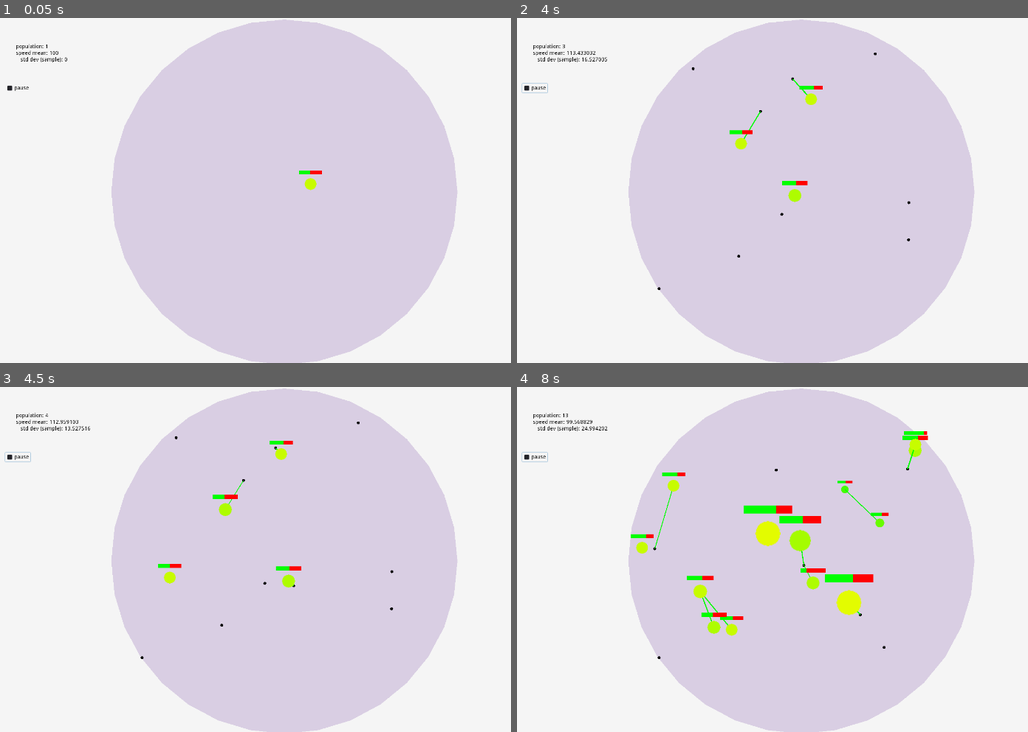
Above: before the commit, frames 1-4 (two rows, left to right).
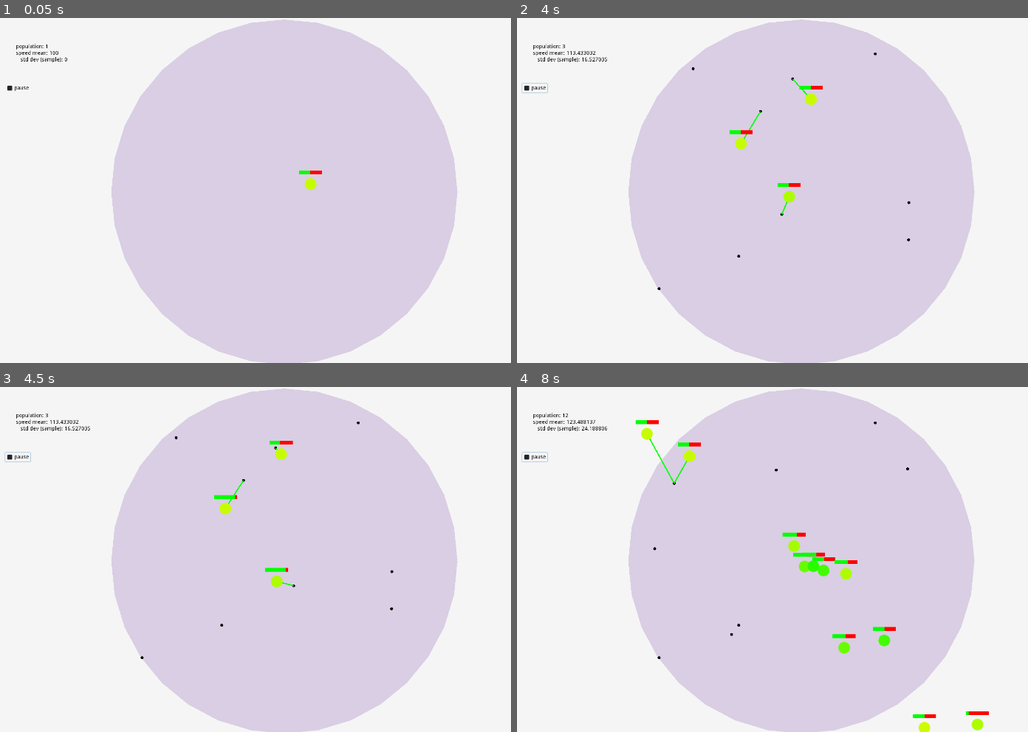
Above: after the commit, the same moments.

Repository: jthompson2023/evolution
Game: Godot game, scene res://scenes/Main.tscn
Two runs of this game, one before a commit and one after it. Both use one fixed random seed, a clock stepped at 60 frames per second and the inputs below.
Inputs:
- Up to frame 1 (0.05 s): no input
- Up to frame 2 (4 s): click "pause" at 1.25 s; tap Enter at 2 s
- Up to frame 3 (4.5 s): no input
- Up to frame 4 (8 s): no input

Frame 1 is identical in both runs. In frame 2, 0.2% of the frame differs, in the area x 43-59%, y 19-58%; in frame 3, 0.5%; in frame 4, 3.9%, in the area x 9-93%, y 7-100%.

Commit message:
added energy drain build

Diff:
--- a/scenes/Main.tscn
+++ b/scenes/Main.tscn
@@ -6,6 +6,7 @@
 
 [node name="Main" type="Node2D"]
 script = ExtResource( 3 )
+energy_drain = 13.0
 
 [node name="Camera2D" type="Camera2D" parent="."]
 position = Vector2( 767, 449 )
--- a/scripts/Cell.gd
+++ b/scripts/Cell.gd
@@ -19,7 +19,7 @@
 export  var randomness := 0.25 					# how erratically the cell moves without a target.
 export  var reproduction_threshold := 200.0 	# how much energy before the cell splits
 export  var speed_mutation := 25.0 				# std dev for speed mutation during reproduction.
-export  var size_mutation := 0.25				# same deal for speed.
+export  var size_mutation := 0.0				# same deal for speed.
 
 
 # CHANGING VARIABLES: constantly change over the course of play.
Not shown, added: build/drain/Evolution.apple-touch-icon.png.import
Not shown, added: build/drain/Evolution.icon.png.import
Not shown, added: build/drain/Evolution.png.import
Not shown, added: build/drain/Evolution.apple-touch-icon.png
Not shown, added: build/drain/Evolution.audio.worklet.js
Not shown, added: build/drain/Evolution.html
Not shown, added: build/drain/Evolution.icon.png
Not shown, added: build/drain/Evolution.js
Not shown, added: build/drain/Evolution.pck
Not shown, added: build/drain/Evolution.png
Not shown, added: build/drain/Evolution.wasm
